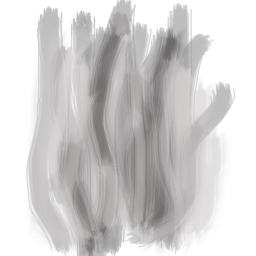
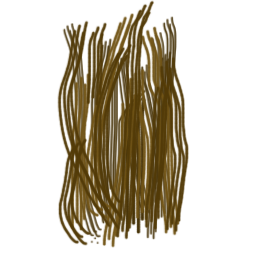
Two versions of the same layered image (256 x 256). Layer-by-layer changes:
added layer "Layer 4" above "Layer 3" over [57, 0, 189, 246]
added layer "Layer 3" above "Layer 2" over [62, 13, 180, 249]
hid "Layer 2" over [26, 0, 236, 256]
